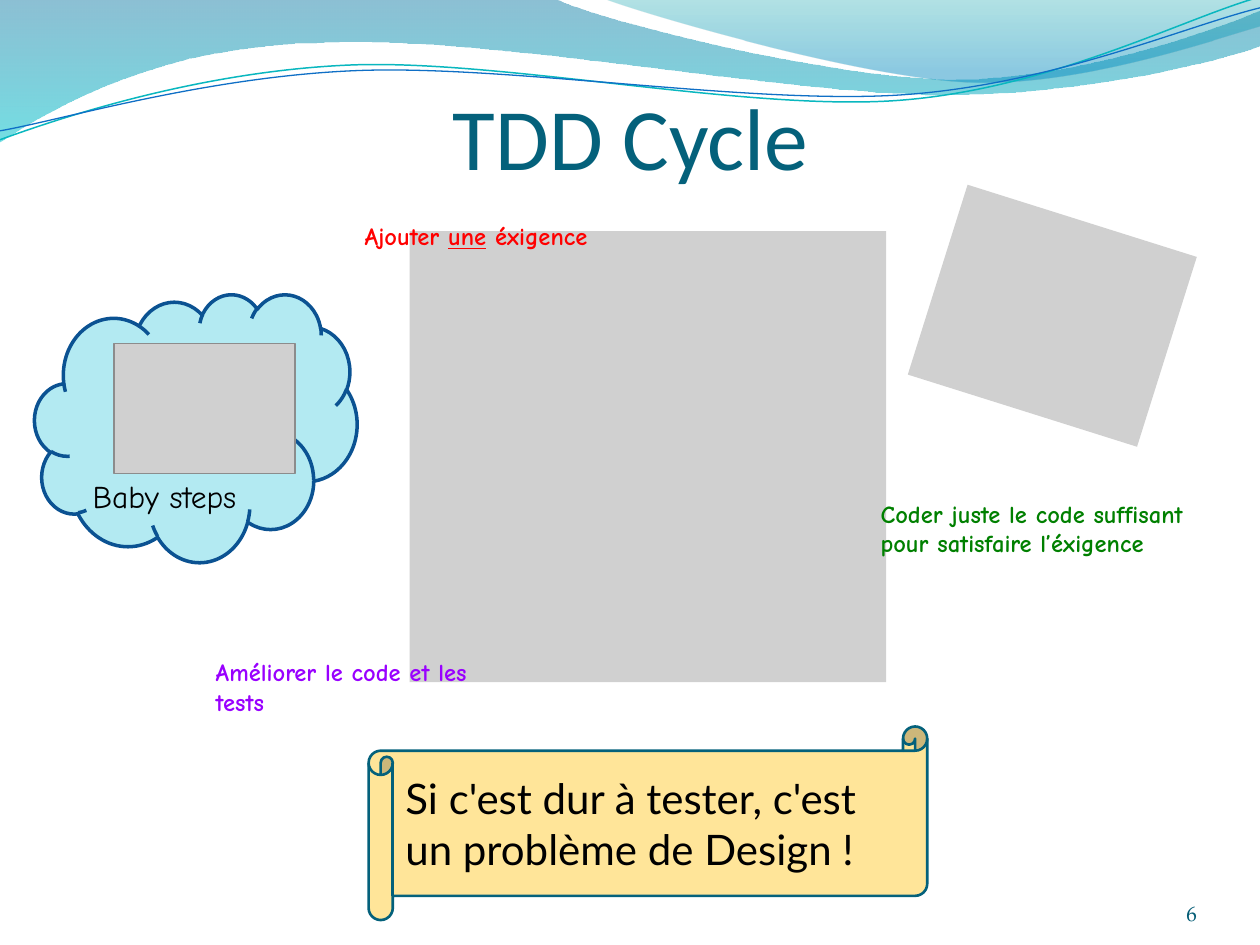
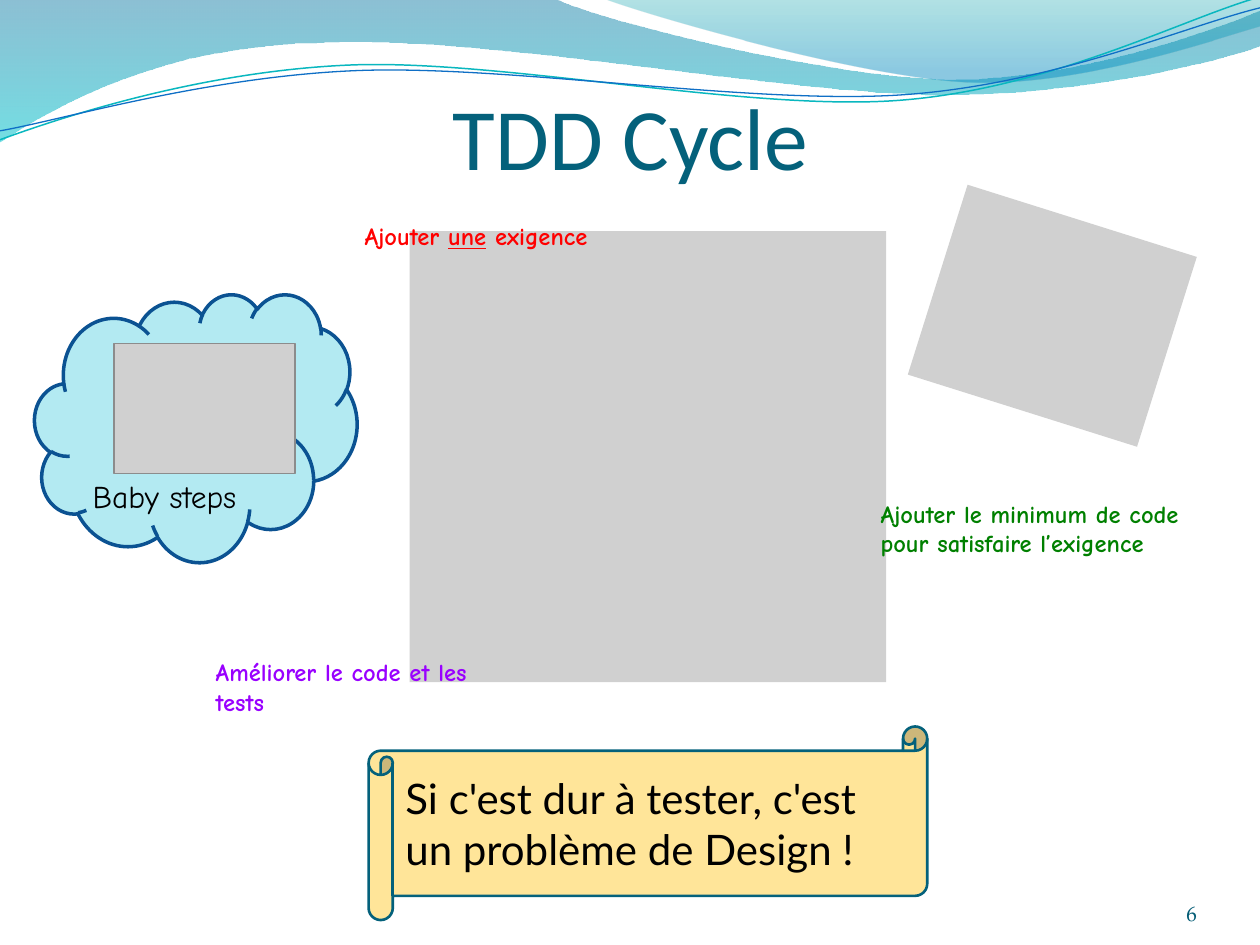
Before and after one commit to mathieucans/TDD.Trainig, a slide deck: slide 6 of docs/Introduction au TDD.2016.pptx. Drawn at 1260x945 pixels with LibreOffice and Linux fonts; fonts in the diff are those of the drawing; grey boxes stand for pictures; background and template pictures are left out. Boxes give left, top, right and bottom in pixels: in the first picture for what was removed or moved away, otherwise in the second. Text is boxed around its words. In the diff, an @@ line names an element or a change of style, - is before the commit and + after.

Commit message:
update ppt

```diff
--- a/docs/Introduction au TDD.2016.pptx
+++ b/docs/Introduction au TDD.2016.pptx
@@ text at box(365, 224, 587, 253): text changed @@
-Ajouter une éxigence
+Ajouter une exigence
@@ text at box(881, 502, 1178, 560): text changed @@
-Coder juste le code suffisant pour satisfaire l’éxigence
+Ajouter le minimum de code pour satisfaire l’exigence
```
Also in this commit, not shown: 6 other slides changed.
